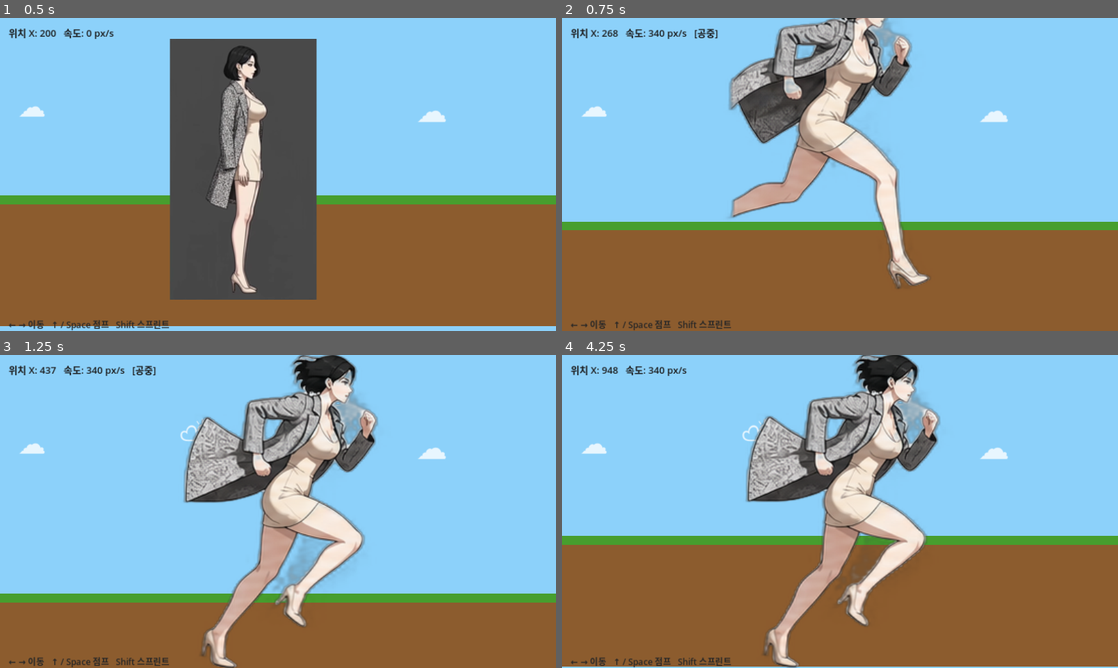
Above: before the commit, frames 1-4 (two rows, left to right).
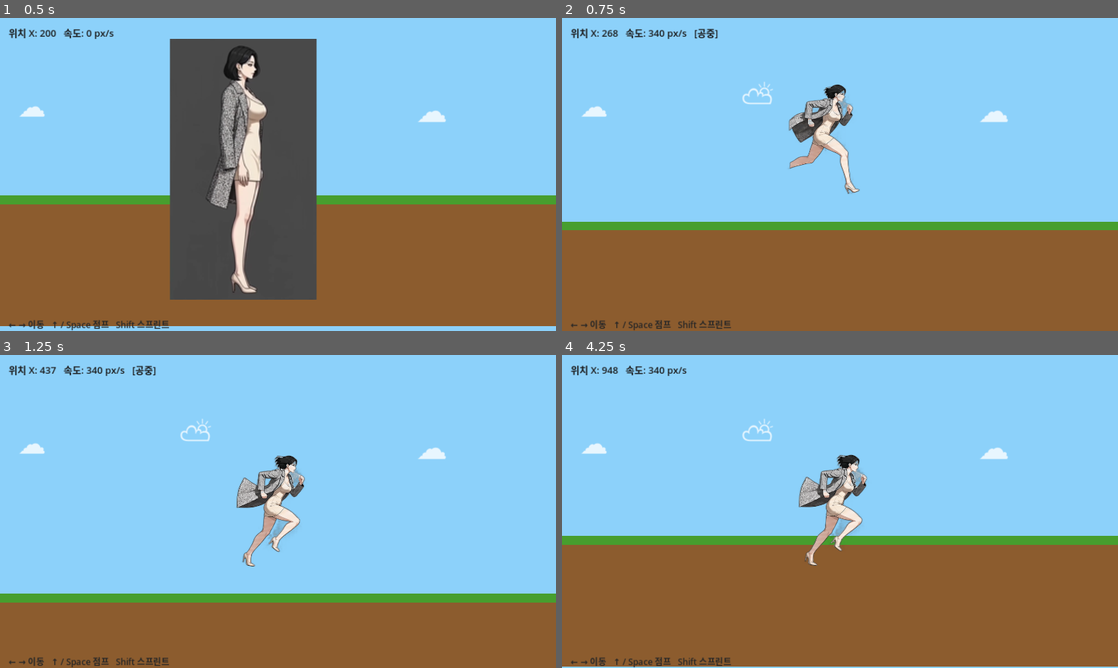
Above: after the commit, the same moments.

Repository: sean-park-funda/runner-game
Game: Godot game, scene res://scenes/Main.tscn
Same seed, same stepped clock (60 frames per second), same inputs: the game is played once before the commit and once after it.
Inputs:
- Up to frame 1 (0.5 s): no input
- Up to frame 2 (0.75 s): tap Enter (ui_accept) at 0.5 s; hold Right (ui_right) from 0.53 s (still down)
- Up to frame 3 (1.25 s): keep holding Right (ui_right); tap Enter (ui_accept) at 0.77 s
- Up to frame 4 (4.25 s): tap Enter (ui_accept) at 1.52, 3.02, 3.77 s; release Right (ui_right) at 2.03 s; hold Left (ui_left) 2.03-2.78 s; hold Right (ui_right) from 2.78 s (still down)

Frame 1 is identical in both runs. In frame 2, 13% of the frame differs, in the area x 30-67%, y 0-87%; in frame 3, 16%, in the area x 33-68%, y 0-100%; in frame 4, 15%.

Commit message:
Fix idle/run size mismatch — apply per-animation scale

Diff:
--- a/scripts/main.gd
+++ b/scripts/main.gd
@@ -7,6 +7,8 @@
 var anim_sprite: AnimatedSprite2D
 var camera: Camera2D
 var info_label: Label
+var scale_idle: Vector2
+var scale_run: Vector2
 
 # ── 물리 상수 (에디터에서 바꾸고 싶으면 @export 추가) ──
 const GRAVITY       = 1400.0
@@ -129,10 +131,11 @@
 
 	anim_sprite.sprite_frames = frames
 
-	# idle 프레임 높이 기준으로 스케일 (idle.png가 정사각 프레임)
+	# 두 애니 모두 화면에서 동일한 높이(600px)로 보이도록 각각 스케일 계산
 	var target_height := 600.0
-	var scale_factor := target_height / idle_fh
-	anim_sprite.scale = Vector2(scale_factor, scale_factor)
+	scale_idle = Vector2(target_height / idle_fh, target_height / idle_fh)
+	scale_run  = Vector2(target_height / run_fh,  target_height / run_fh)
+	anim_sprite.scale = scale_idle
 	anim_sprite.play("idle")
 
 # ── UI ────────────────────────────────────────────────────
@@ -185,15 +188,17 @@
 		anim_sprite.flip_h = false
 		camera.offset.x = 80
 
-	# 애니메이션 전환: 움직일 때 run, 정지 시 idle
+	# 애니메이션 전환: 움직일 때 run, 정지 시 idle (각각 맞는 스케일 적용)
 	if abs(player.velocity.x) > 10.0:
 		if anim_sprite.animation != "run":
 			anim_sprite.play("run")
+			anim_sprite.scale = scale_run
 		var spd_ratio: float = abs(player.velocity.x) / SPEED
 		anim_sprite.speed_scale = max(0.6, spd_ratio)
 	else:
 		if anim_sprite.animation != "idle":
 			anim_sprite.play("idle")
+			anim_sprite.scale = scale_idle
 		anim_sprite.speed_scale = 1.0
 
 	# UI 업데이트
